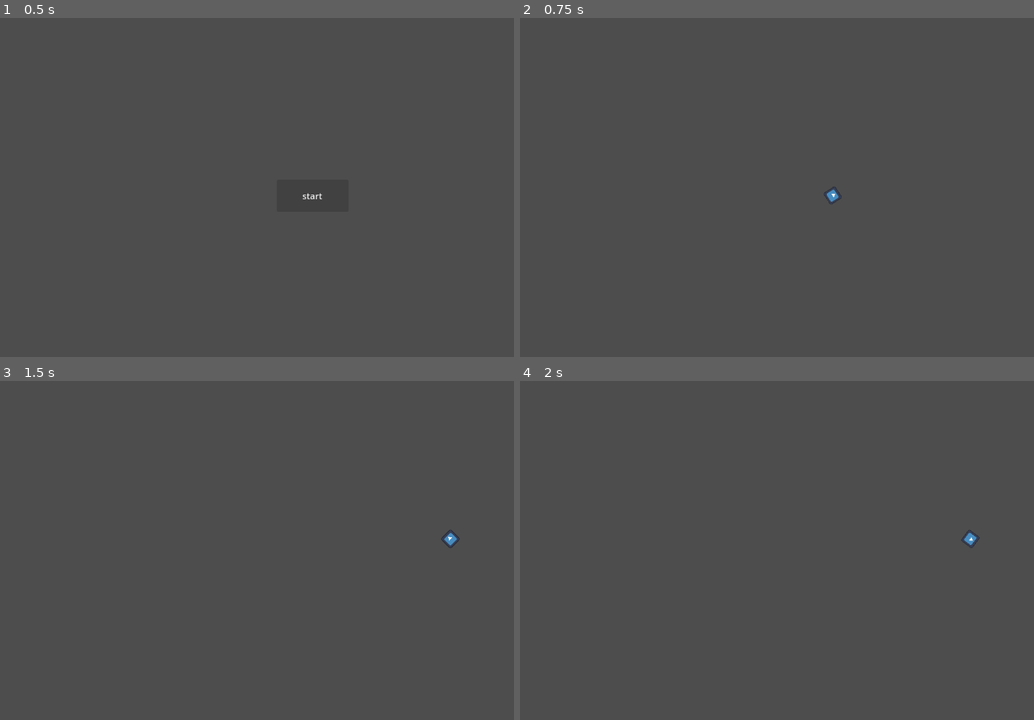
Above: before the commit, frames 1-4 (two rows, left to right).
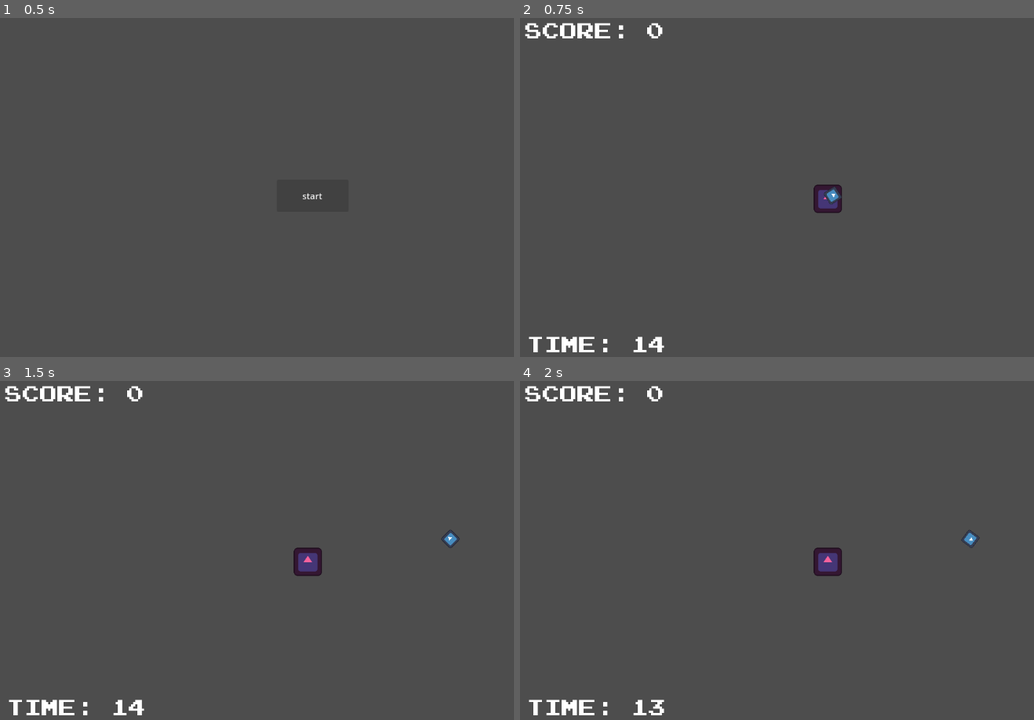
Above: after the commit, the same moments.

Repository: DarkHybrid/Aim-Trainer
Game: Godot game, scene res://init.tscn
Two runs of this game, one before a commit and one after it. Both use one fixed random seed, a clock stepped at 60 frames per second and the inputs below. The engine's default icon, where the game draws it, is replaced by a stand-in: a white triangle on a blue panel in a dark square.
Inputs (mouse positions are in pixels of both pictures, inside the frame that each line leads up to):
- Up to frame 1 (0.5 s): no input
- Up to frame 2 (0.75 s): click "start" at 0.5 s
- Up to frame 3 (1.5 s): tap Enter at 1.25 s; move the mouse to (452, 540) at 1.27 s; click (452, 540) at 1.35 s
- Up to frame 4 (2 s): no input

Frame 1 is identical in both runs. In frame 2, 1.4% of the frame differs, in the area x 0-63%, y 1-99%; in frame 3, 1.5%; in frame 4, 1.5%.

Commit message:
Working Gameloop
The game is playable now!

Diff:
--- a/cursor.tscn
+++ b/cursor.tscn
@@ -1,17 +1,22 @@
-[gd_scene load_steps=3 format=3 uid="uid://ow7101idlpsf"]
+[gd_scene load_steps=4 format=3 uid="uid://ow7101idlpsf"]
 
 [ext_resource type="Script" path="res://scripts/cursor.gd" id="1_wa47r"]
-[ext_resource type="Texture2D" uid="uid://sg4ilfxf51nk" path="res://icon.svg" id="2_caw55"]
+[ext_resource type="Texture2D" uid="uid://sg4ilfxf51nk" path="res://icon.svg" id="2_edwsi"]
+
+[sub_resource type="RectangleShape2D" id="RectangleShape2D_2vkfg"]
+size = Vector2(50, 50)
 
 [node name="cursor" type="CharacterBody2D"]
 scale = Vector2(0.2, 0.2)
 script = ExtResource("1_wa47r")
 
 [node name="Sprite2D" type="Sprite2D" parent="."]
-texture = ExtResource("2_caw55")
+texture = ExtResource("2_edwsi")
 
 [node name="Area2D" type="Area2D" parent="."]
 
 [node name="CollisionShape2D" type="CollisionShape2D" parent="Area2D"]
+position = Vector2(-1.19209e-06, -1.19209e-06)
+shape = SubResource("RectangleShape2D_2vkfg")
 
 [connection signal="area_entered" from="Area2D" to="." method="_on_area_2d_area_entered"]
--- /dev/null
+++ b/endscreen.gd
@@ -0,0 +1,23 @@
+extends Node2D
+
+@onready var globals = get_node("/root/Globals")
+
+# Called when the node enters the scene tree for the first time.
+func _ready():
+	$score.text = "SCORE: " + str(globals.score)
+	pass # Replace with function body.
+
+
+# Called every frame. 'delta' is the elapsed time since the previous frame.
+func _process(delta):
+	pass
+
+
+func _on_restart_pressed():
+	get_tree().change_scene_to_file("res://shooting_range.tscn")
+	pass # Replace with function body.
+
+
+func _on_main_menu_pressed():
+	get_tree().change_scene_to_file("res://main.tscn")
+	pass # Replace with function body.
--- /dev/null
+++ b/endscreen.tscn
@@ -0,0 +1,43 @@
+[gd_scene load_steps=3 format=3 uid="uid://cd51xv5fn016i"]
+
+[ext_resource type="Script" path="res://endscreen.gd" id="1_kfir6"]
+[ext_resource type="FontFile" uid="uid://bkxy3l4hhwk1b" path="res://nintendo-nes-font.ttf" id="2_wjc35"]
+
+[node name="endscreen" type="Node2D"]
+texture_filter = 1
+script = ExtResource("1_kfir6")
+
+[node name="score" type="Label" parent="."]
+texture_filter = 1
+offset_left = 294.0
+offset_top = 65.0
+offset_right = 334.0
+offset_bottom = 88.0
+scale = Vector2(3.995, 3.995)
+theme_override_fonts/font = ExtResource("2_wjc35")
+
+[node name="MainMenu" type="Button" parent="."]
+anchors_preset = 4
+anchor_top = 0.5
+anchor_bottom = 0.5
+offset_left = 504.0
+offset_top = 559.0
+offset_right = 655.0
+offset_bottom = 623.0
+grow_vertical = 2
+size_flags_horizontal = 4
+theme_override_fonts/font = ExtResource("2_wjc35")
+text = "MAIN MENU
+"
+
+[node name="Restart" type="Button" parent="."]
+texture_filter = 1
+offset_left = 502.0
+offset_top = 477.0
+offset_right = 654.0
+offset_bottom = 539.0
+theme_override_fonts/font = ExtResource("2_wjc35")
+text = "RESTART"
+
+[connection signal="pressed" from="MainMenu" to="." method="_on_main_menu_pressed"]
+[connection signal="pressed" from="Restart" to="." method="_on_restart_pressed"]
--- /dev/null
+++ b/globals.gd
@@ -0,0 +1,6 @@
+extends Node
+
+var shot : bool
+
+var score = 0
+var time : float
--- a/project.godot
+++ b/project.godot
@@ -18,6 +18,7 @@
 [autoload]
 
 Screen="*res://scripts/screen.gd"
+Globals="*res://globals.gd"
 
 [input]
 
--- /dev/null
+++ b/score.gd
@@ -0,0 +1,12 @@
+extends Label
+@onready var globals = get_node("/root/Globals")
+
+# Called when the node enters the scene tree for the first time.
+func _ready():
+	pass # Replace with function body.
+
+
+# Called every frame. 'delta' is the elapsed time since the previous frame.
+func _process(delta):
+	text = "SCORE: " + str(globals.score)
+	pass
--- a/scripts/cursor.gd
+++ b/scripts/cursor.gd
@@ -1,6 +1,8 @@
 extends CharacterBody2D
+@export var multiplier = 1
+@onready var globals = get_node("/root/Globals")
 
-
+var score_multiplier = multiplier
 
 func _physics_process(delta):
 	position = get_global_mouse_position()
@@ -9,10 +11,16 @@
 		_shot()
 
 func _shot():
+	if $Area2D.get_overlapping_areas().size() > 0:
+		print("overlapping")
+		globals.shot = true
+		globals.score += 1 * multiplier
+
 	pass
 
 
 func _on_area_2d_area_entered(area):
 	if area.has_method("_randomize_pos"):
+		area._randomize_pos()
 		pass
 	pass
--- a/scripts/target.gd
+++ b/scripts/target.gd
@@ -1,7 +1,11 @@
 extends CharacterBody2D
-
+@onready var globals = get_node("/root/Globals")
 @onready var screen = get_node("/root/Screen")
 
-
+func _physics_process(delta):
+	if globals.shot == true:
+		_randomize_pos()
+	pass
 func _randomize_pos():
-	position = Vector2(randi_range(0, Screen.screen_width), randi_range(0, Screen.screen_heiyght))
+	position = Vector2(randi_range(0, Screen.screen_width), randi_range(0, Screen.screen_height))
+	globals.shot = false
--- /dev/null
+++ b/shooting_range.gd
@@ -0,0 +1,18 @@
+extends Node2D
+
+@onready var globals = get_node("/root/Globals")
+
+# Called when the node enters the scene tree for the first time.
+func _ready():
+	globals.score = 0
+	globals
+	pass # Replace with function body.
+
+
+# Called every frame. 'delta' is the elapsed time since the previous frame.
+func _process(delta):
+	pass
+
+
+func _on_timer_timeout():
+	get_tree().change_scene_to_file("res://endscreen.tscn")
--- a/shooting_range.tscn
+++ b/shooting_range.tscn
@@ -1,7 +1,42 @@
-[gd_scene load_steps=2 format=3 uid="uid://co1bqli300oma"]
+[gd_scene load_steps=7 format=3 uid="uid://co1bqli300oma"]
 
+[ext_resource type="Script" path="res://shooting_range.gd" id="1_42342"]
 [ext_resource type="PackedScene" uid="uid://ow7101idlpsf" path="res://cursor.tscn" id="1_ouqnn"]
+[ext_resource type="PackedScene" uid="uid://1p0gdp3fmd40" path="res://target.tscn" id="2_42usk"]
+[ext_resource type="FontFile" uid="uid://bkxy3l4hhwk1b" path="res://nintendo-nes-font.ttf" id="3_u07df"]
+[ext_resource type="Script" path="res://score.gd" id="4_ev6c4"]
+[ext_resource type="Script" path="res://time.gd" id="6_a1bl2"]
 
 [node name="shooting range" type="Node2D"]
+script = ExtResource("1_42342")
+
+[node name="target" parent="." instance=ExtResource("2_42usk")]
+position = Vector2(567, 334)
 
 [node name="cursor" parent="." instance=ExtResource("1_ouqnn")]
+
+[node name="score" type="Label" parent="."]
+texture_filter = 1
+offset_left = 11.0
+offset_top = 11.0
+offset_right = 51.0
+offset_bottom = 34.0
+scale = Vector2(2, 2)
+theme_override_fonts/font = ExtResource("3_u07df")
+script = ExtResource("4_ev6c4")
+
+[node name="Timer" type="Timer" parent="."]
+wait_time = 15.0
+autostart = true
+
+[node name="time" type="Label" parent="."]
+texture_filter = 1
+offset_left = 14.0
+offset_top = 588.0
+offset_right = 54.0
+offset_bottom = 611.0
+scale = Vector2(2, 2)
+theme_override_fonts/font = ExtResource("3_u07df")
+script = ExtResource("6_a1bl2")
+
+[connection signal="timeout" from="Timer" to="." method="_on_timer_timeout"]
--- a/target.tscn
+++ b/target.tscn
@@ -1,11 +1,21 @@
-[gd_scene load_steps=3 format=3 uid="uid://1p0gdp3fmd40"]
+[gd_scene load_steps=4 format=3 uid="uid://1p0gdp3fmd40"]
 
 [ext_resource type="Script" path="res://scripts/target.gd" id="1_ox0r3"]
 [ext_resource type="Texture2D" uid="uid://sg4ilfxf51nk" path="res://icon.svg" id="2_s8ed4"]
 
+[sub_resource type="RectangleShape2D" id="RectangleShape2D_ly1e7"]
+size = Vector2(124, 127)
+
 [node name="target" type="CharacterBody2D"]
+scale = Vector2(0.4, 0.4)
 script = ExtResource("1_ox0r3")
 
 [node name="Sprite2D" type="Sprite2D" parent="."]
 modulate = Color(0.968627, 0.384314, 0.615686, 1)
 texture = ExtResource("2_s8ed4")
+
+[node name="Area2D" type="Area2D" parent="."]
+
+[node name="CollisionShape2D" type="CollisionShape2D" parent="Area2D"]
+position = Vector2(-2, 0.5)
+shape = SubResource("RectangleShape2D_ly1e7")
--- /dev/null
+++ b/time.gd
@@ -0,0 +1,12 @@
+extends Label
+
+
+# Called when the node enters the scene tree for the first time.
+func _ready():
+	pass # Replace with function body.
+
+
+# Called every frame. 'delta' is the elapsed time since the previous frame.
+func _process(delta):
+	text = "TIME: " + str(int($"../Timer".time_left))
+	pass
Binary file added: nintendo-nes-font.ttf
Not shown, added: nintendo-nes-font.ttf.import
Not shown, added: readme.txt
